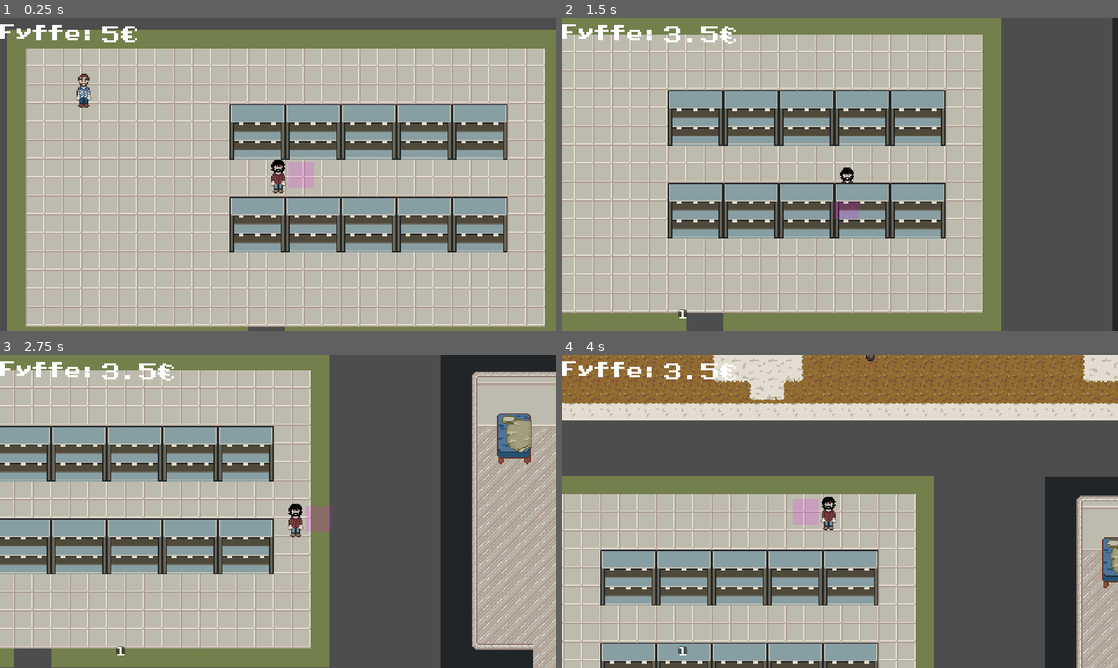
Above: before the commit, frames 1-4 (two rows, left to right).
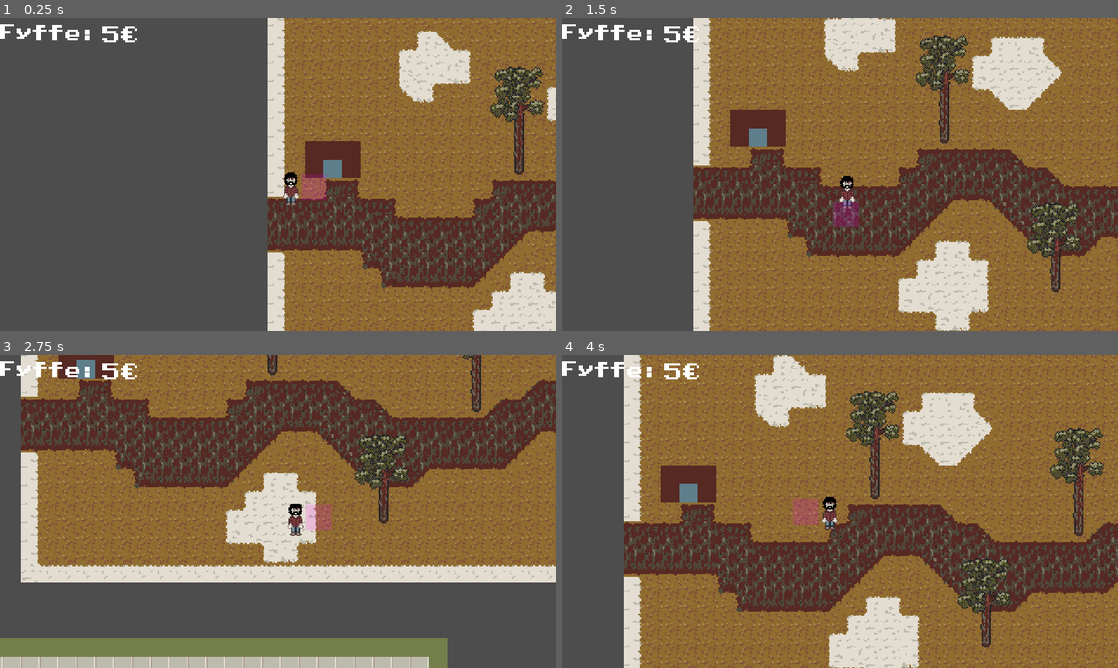
Above: after the commit, the same moments.

Repository: Rotta-Games/moonshine_valley
Game: Godot game, scene res://scenes/game.tscn
Same seed, same stepped clock (60 frames per second), same inputs: the game is played once before the commit and once after it. This scene is started directly instead of the project's main scene.
Inputs:
- Up to frame 1 (0.25 s): no input
- Up to frame 2 (1.5 s): hold D (move_right) 0.53-1.28 s; hold E (player_action) 0.53-1.28 s; hold S (move_down) from 1.28 s (still down); tap E (player_action) at 1.35 s
- Up to frame 3 (2.75 s): release S (move_down) at 2.03 s; hold D (move_right) from 2.03 s (still down); hold E (player_action) from 2.03 s (still down)
- Up to frame 4 (4 s): release D (move_right) at 2.78 s; release E (player_action) at 2.78 s; hold W (move_up) 2.78-3.53 s; tap E (player_action) at 2.85 s; hold A (move_left) from 3.53 s (still down); hold E (player_action) from 3.53 s (still down)

The runs differ from the first frame. In frame 1, 95% of the frame differs, in the area x 1-100%, y 0-100%; in frame 2, 96%, in the area x 0-100%, y 0-100%; in frame 3, 92%; in frame 4, 88%.

Commit message:
fix player position

Diff:
--- a/scenes/game.tscn
+++ b/scenes/game.tscn
@@ -40,7 +40,7 @@
 position = Vector2(223, 232)
 
 [node name="Player" parent="." instance=ExtResource("4_kw61d")]
-position = Vector2(234, 477)
+position = Vector2(132, 136)
 inventory = SubResource("Resource_2rr4b")
 
 [node name="PlayerCamera" type="Camera2D" parent="."]
